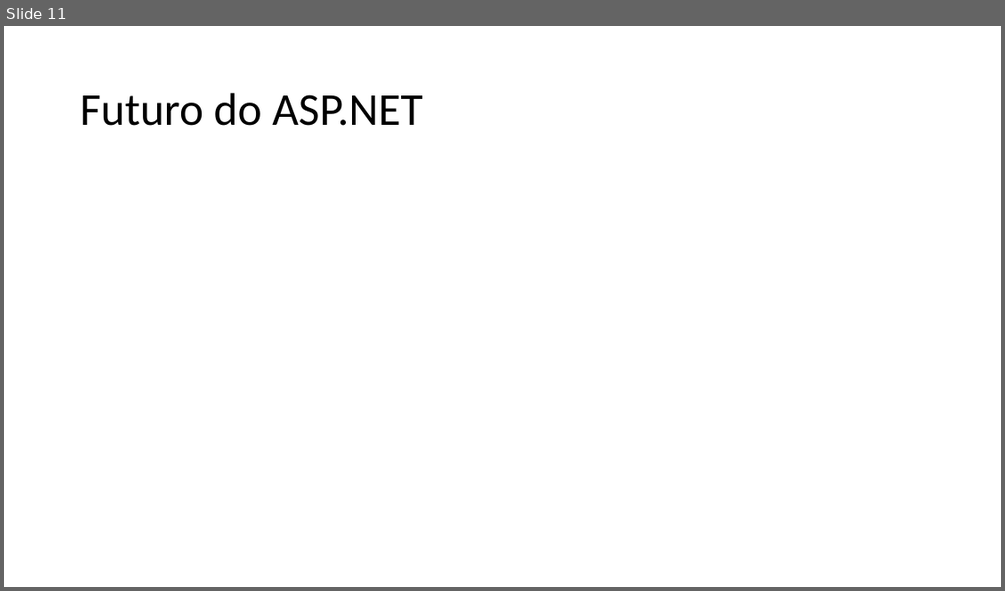
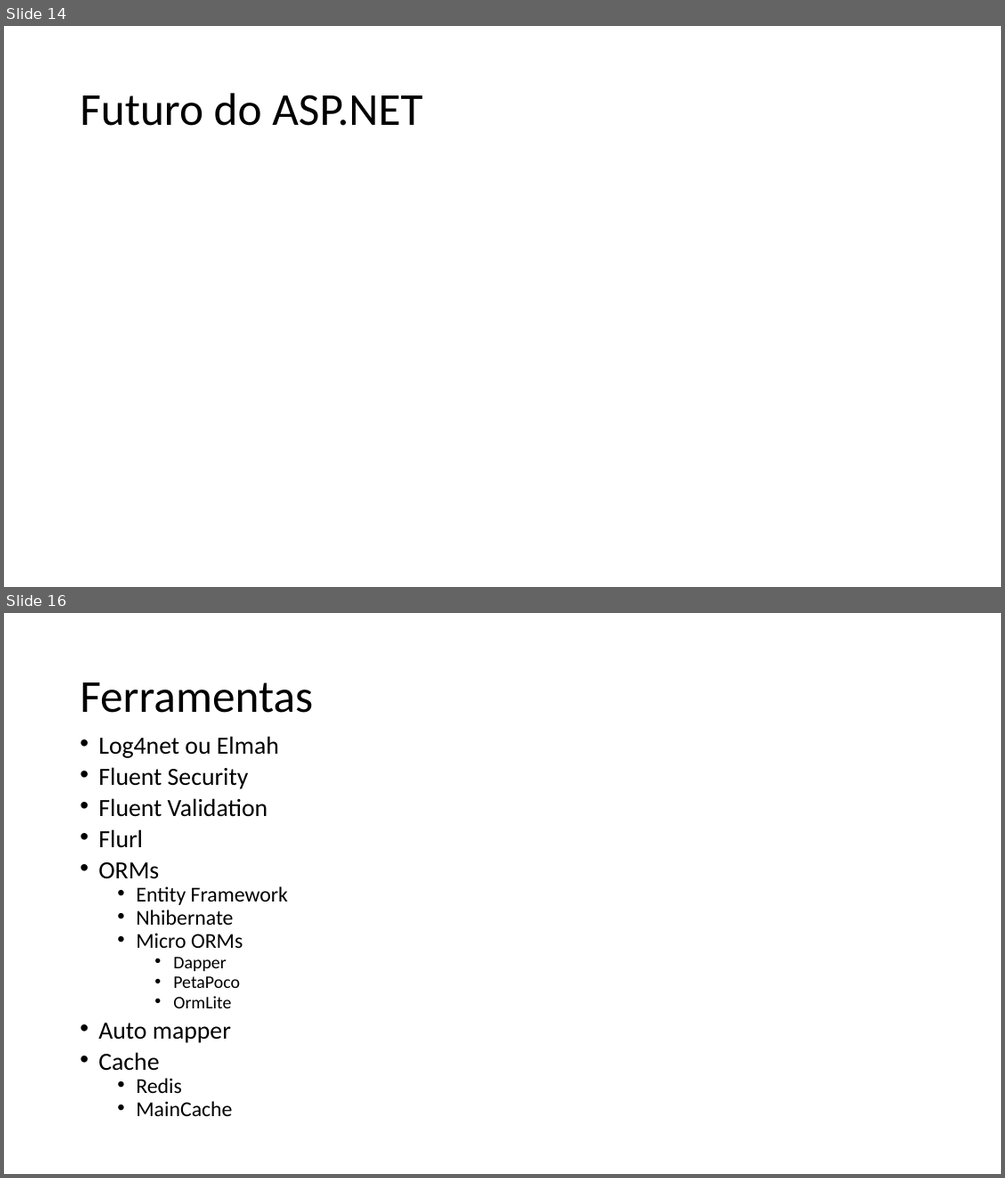
Before and after one commit to leolana/AspnetMvcLab, a slide deck: Presentation/AspNetMvc.pptx. Shown one above the other, each under a label of ours: slide 11 before the commit, slides 14 and 16 after it; the slides between them are not shown. The pictures are 1005x591 and 1005x1178 pixels, drawn with LibreOffice and Linux fonts; fonts in the diff are those of the drawing. Boxes give left, top, right and bottom in pixels: in the first picture for what was removed or moved away, otherwise in the second. Text is boxed around its words. In the diff, an @@ line names an element or a change of style, - is before the commit and + after.

```diff
--- a/Presentation/AspNetMvc.pptx
+++ b/Presentation/AspNetMvc.pptx
@@ slide 16 added at (4, 613, 1001, 1174), background #FFFFFF @@
@@ title added at (80, 682, 313, 713), 44 pt, text #000000 @@
+Ferramentas
@@ text added at (98, 736, 288, 1116), 23.8 pt, text #000000 @@
+• Log4net ou Elmah
+• Fluent Security
+• Fluent Validation
+• Flurl
+• ORMs
+  • Entity Framework
+  • Nhibernate
+  • Micro ORMs
+    • Dapper
+    • PetaPoco
+    • OrmLite
+• Auto mapper
+• Cache
+  • Redis
+  • MainCache
@@ what was slide 11 is now slide 14 @@
```
Also in this commit, not shown: 5 slides changed, 5 other slides added, 3 slides removed, 21 other files.
